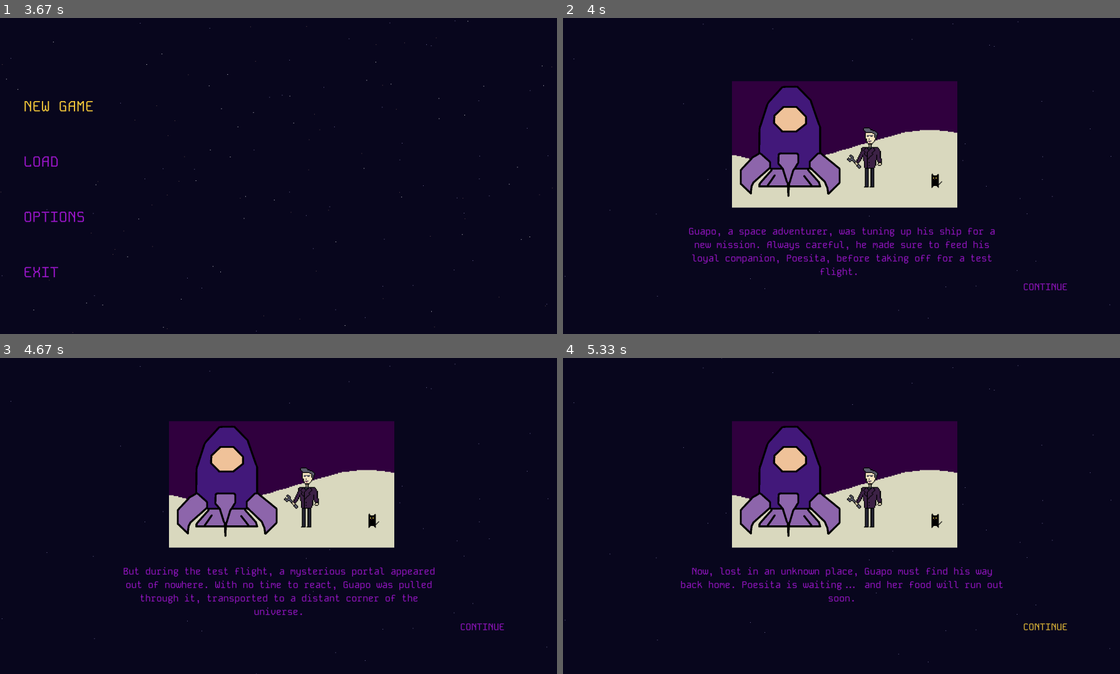
Above: before the commit, frames 1-4 (two rows, left to right).
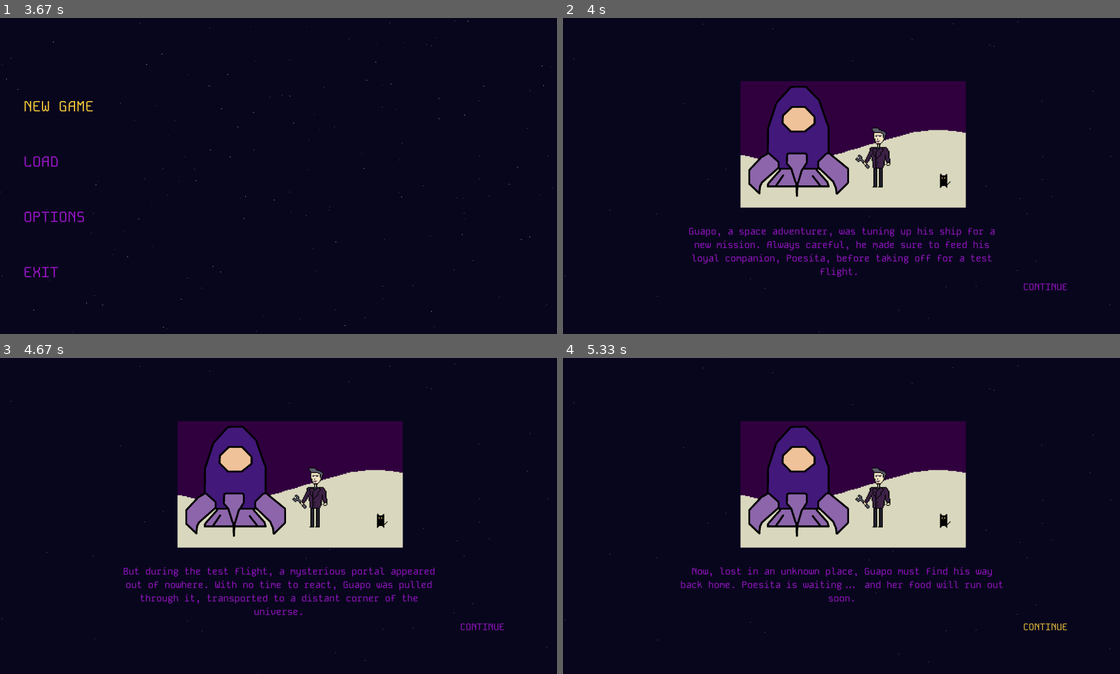
Above: after the commit, the same moments.

Repository: MicaelaEdith/spacecraftGame-pygame
Game: pygame game, started from main.py
Two runs of this game, one before a commit and one after it. Both use one fixed random seed, a clock stepped at 60 frames per second and the inputs below.
Inputs (mouse positions are in pixels of both pictures, inside the frame that each line leads up to):
- Up to frame 1 (3.67 s): click "OPCIONES" at 0.38 s; press the mouse at (50, 270) at 0.7 s; move the mouse to (228, 194) at 0.8 s; release the mouse at (406, 115) at 0.93 s; press the mouse at (55, 217) at 1.03 s; move the mouse to (161, 210) at 1.13 s; release the mouse at (261, 201) at 1.27 s; press the mouse at (55, 160) at 1.37 s; move the mouse to (167, 138) at 1.47 s; release the mouse at (278, 112) at 1.6 s; press the mouse at (55, 160) at 1.7 s; move the mouse to (233, 207) at 1.8 s; release the mouse at (412, 255) at 1.93 s; press the mouse at (50, 217) at 2.03 s; move the mouse to (105, 210) at 2.13 s; release the mouse at (155, 204) at 2.27 s; press the mouse at (83, 106) at 2.37 s; move the mouse to (111, 131) at 2.47 s; release the mouse at (139, 157) at 2.6 s; press the mouse at (50, 270) at 2.7 s; move the mouse to (161, 207) at 2.8 s; release the mouse at (267, 144) at 2.93 s; press the mouse at (55, 106) at 3.03 s; move the mouse to (94, 97) at 3.13 s; release the mouse at (133, 90) at 3.27 s
- Up to frame 2 (4 s): no input
- Up to frame 3 (4.67 s): press the mouse at (484, 626) at 4.43 s; move the mouse to (339, 582) at 4.53 s; move the mouse to (200, 541) at 4.63 s
- Up to frame 4 (5.33 s): release the mouse at (763, 541) at 4.67 s; press the mouse at (1047, 626) at 4.77 s; move the mouse to (874, 617) at 4.87 s; move the mouse to (702, 607) at 4.97 s; release the mouse at (702, 607) at 5 s; press the mouse at (1047, 626) at 5.1 s; move the mouse to (980, 623) at 5.2 s; move the mouse to (913, 620) at 5.3 s

Frame 1 is identical in both runs. In frame 2, 4.7% of the frame differs, in the area x 30-73%, y 19-61%; in frame 3, 4.7%; in frame 4, 4.7%.

Commit message:
start menu

Diff:
--- a/cinematics.py
+++ b/cinematics.py
@@ -25,6 +25,10 @@
         self.animation[0].set_colorkey([255, 224, 9])
         self.animation[1].set_colorkey([255, 224, 9])
         self.animation[2].set_colorkey([255, 224, 9])
+        self.full_hd = False
+
+        if screenWidth >= 1920:
+            self.full_hd = True
 
     def draw(self, display, lan, count):
         self.count = count
@@ -50,6 +54,7 @@
             text_color = (251, 206, 60)
             text_surface = self.font.render(self.text, True, text_color)
         else:
+            text_color = (160, 23, 208)
             text_surface = self.font.render(self.text, True, text_color)
 
         dialog = aux_dialog[self.count]
@@ -93,7 +98,7 @@
 
         scaled_image = pygame.transform.scale(image, (new_width, new_height))
 
-        x_centered = (display_width - new_width) // 2
+        x_centered = ((display_width - new_width) // 2) + 29
         y_centered = (display_height - new_height) // 3
 
         display.blit(scaled_image, (x_centered, y_centered))
--- a/playerController.py
+++ b/playerController.py
@@ -102,7 +102,6 @@
             'd': False
         }
 
-        # Disparo
         self.shoot_images = [
             pygame.image.load("Assets/Objects/shoot0.png").convert(),
             pygame.image.load("Assets/Objects/shoot1.png").convert(),
@@ -256,6 +255,8 @@
         if self.action['d']:
             if self.angle > 1:
                 xPosition_current = self.xPosition - 8
+            if self.angle < 1:
+                xPosition_current = self.xPosition + 8
             elif self.angle == 0:
                 xPosition_current = self.xPosition
 
